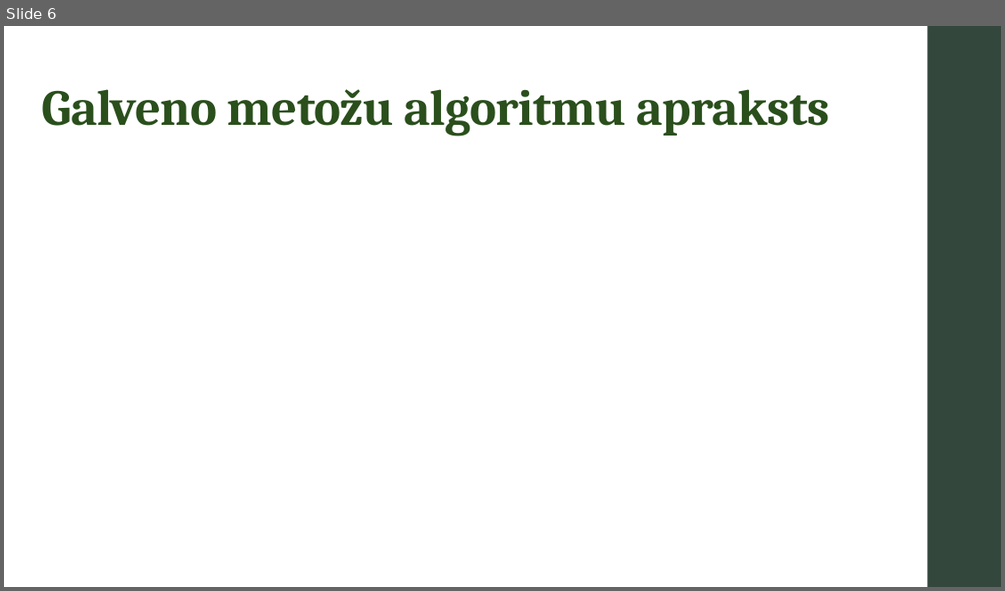
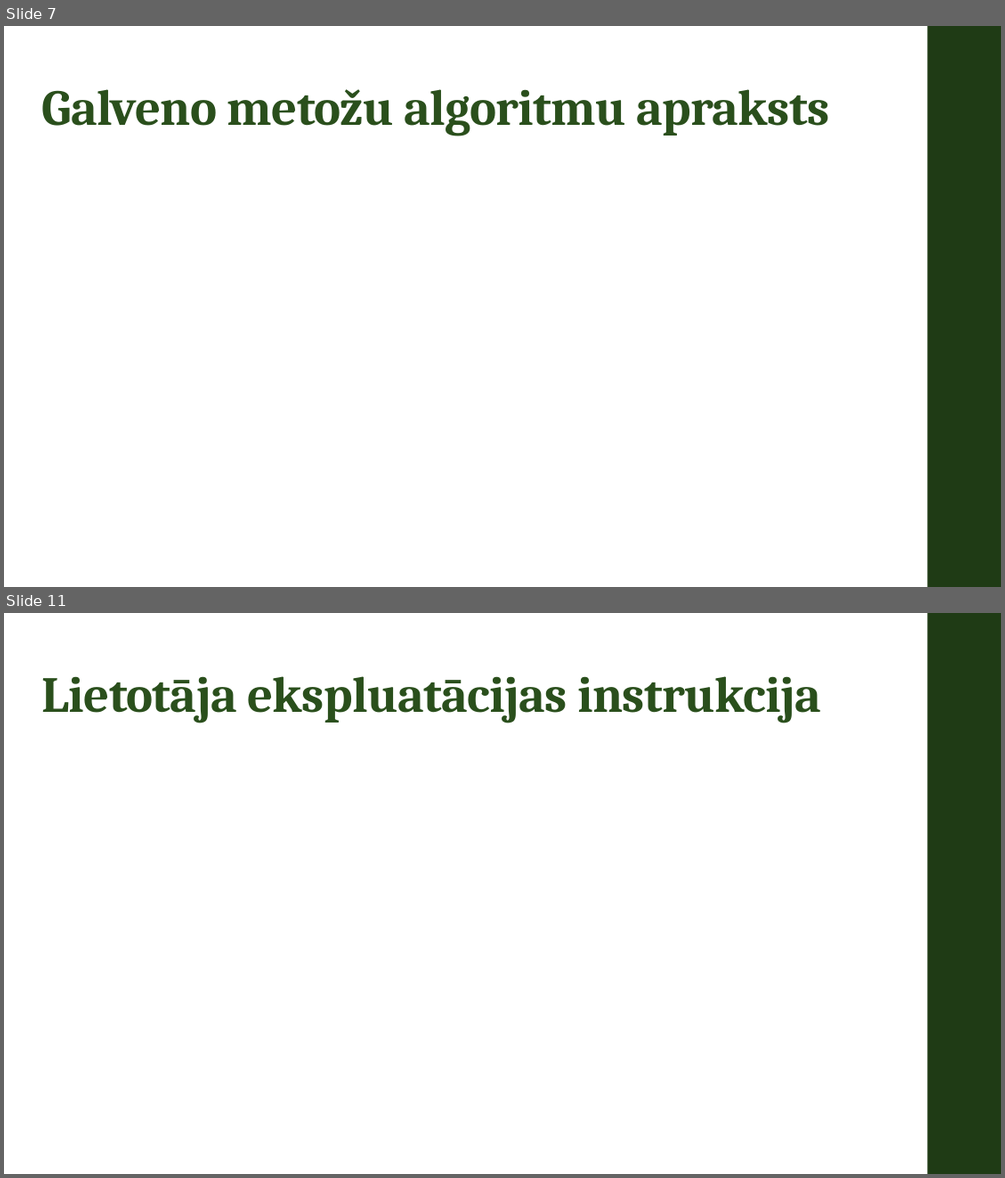
Before and after one commit to klasvill16/PD1_Rulevics, a slide deck: PD1_Prezentacija_Rulevics.pptx. Shown one above the other, each under a label of ours: slide 6 before the commit, slides 7 and 11 after it; the slides between them are not shown. The pictures are 1005x591 and 1005x1178 pixels, drawn with LibreOffice and Linux fonts; fonts in the diff are those of the drawing. Boxes give left, top, right and bottom in pixels: in the first picture for what was removed or moved away, otherwise in the second. Text is boxed around its words. In the diff, an @@ line names an element or a change of style, - is before the commit and + after.

```diff
--- a/PD1_Prezentacija_Rulevics.pptx
+++ b/PD1_Prezentacija_Rulevics.pptx
@@ slide 11 added at bbox=[4, 613, 1001, 1174], background #FFFFFF; not listed: 1 template element that a slide beside it also shows @@
@@ title added at bbox=[42, 676, 821, 723], 48.6 pt, text #2A4F1C, bold @@
+Lietotāja ekspluatācijas instrukcija
@@ what was slide 6 is now slide 7 @@
@@ slide 7 changed as well @@
@@ rectangle at bbox=[928, 26, 1001, 587]: fill #34473D to #1F3B15 @@
```
Also in this commit, not shown: 5 other slides changed, 6 other slides added, 16 other files.
